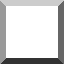
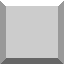
Layers edited between the first and the second 64×64 image:
painted on "generic block" over box(0, 0, 64, 64)
